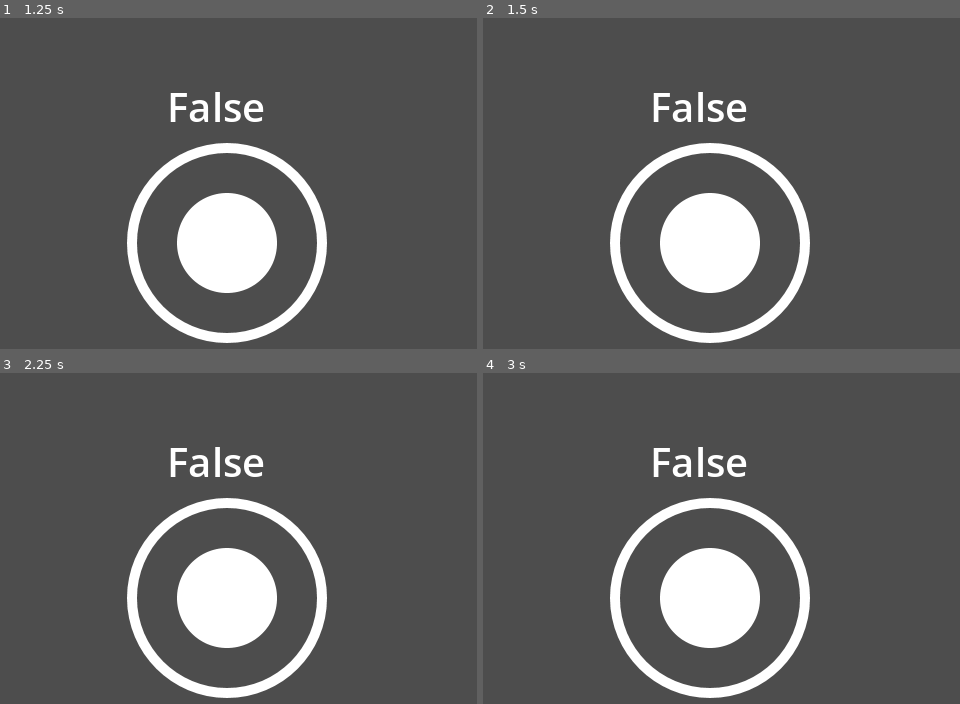
Above: before the commit, frames 1-4 (two rows, left to right).
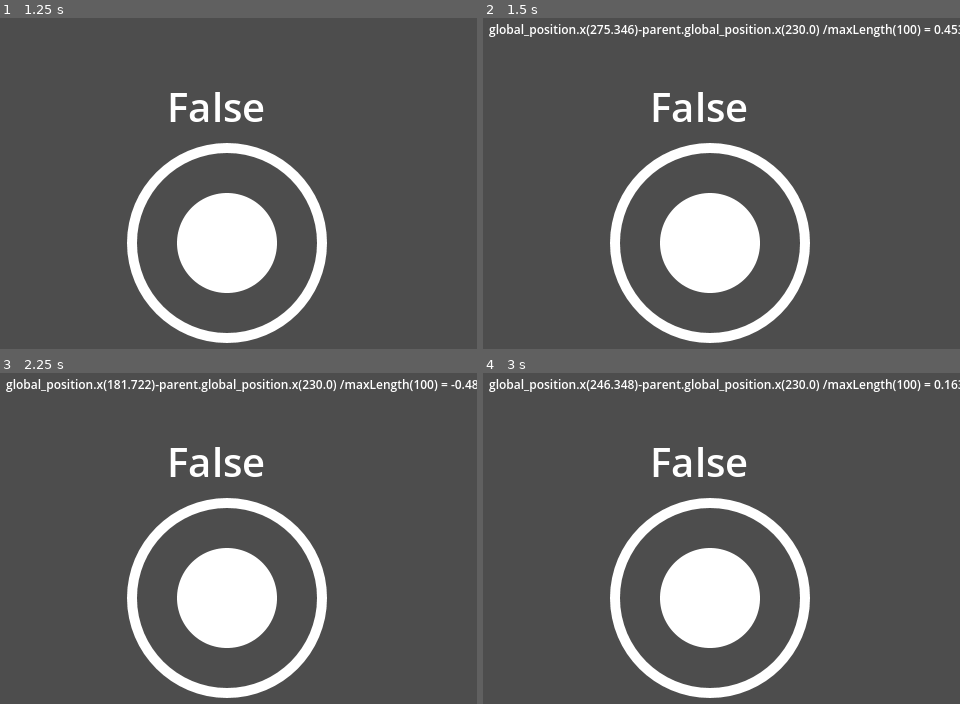
Above: after the commit, the same moments.

Repository: undeadskeleton/dodge-the-creep
Game: Godot game, scene res://Scene/test_scene.tscn
Same seed, same stepped clock (60 frames per second), same inputs: the game is played once before the commit and once after it. This scene is started directly instead of the project's main scene.
Inputs (mouse positions are in pixels of both pictures, inside the frame that each line leads up to):
- Up to frame 1 (1.25 s): click (224, 243) at 0.5 s
- Up to frame 2 (1.5 s): tap Enter at 1.25 s; move the mouse to (outside the picture) at 1.27 s; hold Right (move_right) from 1.28 s (still down)
- Up to frame 3 (2.25 s): tap Space at 2 s; move the mouse to (143, 442) at 2.02 s; release Right (move_right) at 2.03 s; hold Down (move_down) from 2.03 s (still down)
- Up to frame 4 (3 s): tap Enter at 2.75 s; move the mouse to (outside the picture) at 2.77 s; release Down (move_down) at 2.78 s; hold Right (move_right) from 2.78 s (still down)

Frame 1 is identical in both runs. In frame 2, 1.4% of the frame differs, in the area x 1-100%, y 1-6%; in frame 3, 1.4%; in frame 4, 1.4%.

Commit message:
Working on input from joystick

Diff:
--- a/Scene/joystick.tscn
+++ b/Scene/joystick.tscn
@@ -34,5 +34,13 @@
 horizontal_alignment = 1
 vertical_alignment = 1
 
+[node name="Debugger2" type="Label" parent="." unique_id=963355925]
+unique_name_in_owner = true
+offset_left = -221.0
+offset_top = -222.0
+offset_right = -120.0
+offset_bottom = -177.0
+theme_override_font_sizes/font_size = 12
+
 [connection signal="button_down" from="Button" to="knob" method="_on_button_button_down"]
 [connection signal="button_up" from="Button" to="knob" method="_on_button_button_up"]
--- a/Script/joystick/joystick.gd
+++ b/Script/joystick/joystick.gd
@@ -1,7 +1,7 @@
 extends Node2D
 
 class_name VirJoystick
-var pos : Vector2
+var posVector : Vector2
 
 # Called when the node enters the scene tree for the first time.
 func _ready() -> void:
--- a/Script/joystick/knob.gd
+++ b/Script/joystick/knob.gd
@@ -17,12 +17,13 @@
 		if parent.global_position.distance_to(get_global_mouse_position()) <= maxLength:
 			global_position= get_global_mouse_position()
 		else:
-			var angle= get_global_mouse_position().angle_to(parent.global_position)
-			global_position.x = cos(angle)* maxLength
-			global_position.y = sin(angle) * maxLength
-
+			var angle= parent.global_position.angle_to_point(get_global_mouse_position())
+			global_position.x = parent.global_position.x + cos(angle)* maxLength
+			global_position.y = parent.global_position.y + sin(angle) * maxLength
+		calculateVector()
 	else:
 		global_position = lerp(global_position,parent.global_position,delta*50)
+		parent.posVector = Vector2(0,0)
 		%Debugger.text= "False"
 
 func _on_button_button_down() -> void:
@@ -31,3 +32,11 @@
 
 func _on_button_button_up() -> void:
 	pressing = false
+
+func calculateVector()-> void:
+	if abs(global_position.x-parent.global_position.x)>= deadZone:
+		parent.posVector.x = (global_position.x-parent.global_position.x)/ maxLength
+		%Debugger2.text = "global_position.x("+str(snapped((global_position.x),0.001))+")-parent.global_position.x("+str(parent.global_position.x)+") /maxLength("+str(maxLength)+") = "+str((global_position.x-parent.global_position.x)/maxLength)
+	if abs(global_position.y-parent.global_position.y) >= deadZone:
+		parent.posVector.y = (global_position.y-parent.global_position.y) / maxLength
+		%Debugger2.text = "global_position.x("+str(snapped((global_position.x),0.001))+")-parent.global_position.x("+str(parent.global_position.x)+") /maxLength("+str(maxLength)+") = "+str((global_position.x-parent.global_position.x)/maxLength)
